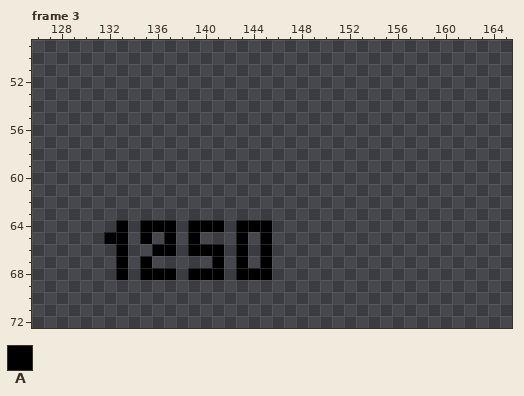
Two states of a pixel-art file, Aseprite/UI.aseprite. The first picture shows the starting point.
192x192 pixels, 3 frames. Shown: frame 3: x 126..165, y 49..72. The commit also changed other frames or places, which this record leaves out.
Visible layers, top first: "Layer 1", "Layer 2".
Palette (. is transparent): A #000000
Pixels before, frame 3, first column x 132:
64 .A.AAA.AAA.AAA
65 AA.A.A.A...A.A
66 .A..AA.AAA.A.A
67 .A.A.....A.A.A
68 .A.AAA.AAA.AAA
Now the later version:
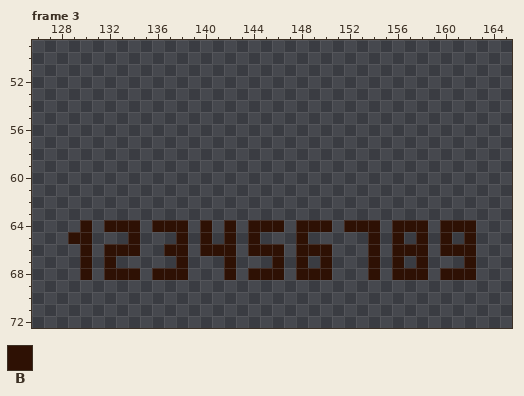
Colours new in this view: B #2e1104
Edits made:
Frame 3, layer "Layer 1":
Colour B now appears in row 64 at x 130, 132, 134, 138, 142, 146, 148 to 150, 152 to 154, 156 to 158 and 160 to 162; in row 65 at x 129 to 130, 134, 138, 140, 142, 144, 148, 154, 156, 158, 160 and 162; in row 66 at x 130, 132, 134, 138, 142, 144, 146, 148 to 150, 154, 156 to 158 and 160 to 162; in row 67 at x 130, 132, 138, 142, 146, 148, 150, 154, 156, 158 and 162; in row 68 at x 130, 132, 134, 138, 142, 146, 148 to 150, 154, 156 to 158 and 160 to 162.
The author changed colour A to colour B in row 64 at x 133, 136 to 137, 140 and 144 to 145; in row 66 at x 133, 137, 140 to 141 and 145; in row 68 at x 133, 136 to 137 and 144 to 145.
The edit erases colour A in row 64 at x 135, 139, 141 and 143; in row 65 at x 132 to 133, 135, 137, 139, 143 and 145; in row 66 at x 136, 139 and 143; in row 67 at x 133, 135, 141, 143 and 145; in row 68 at x 135, 139 to 141 and 143.
